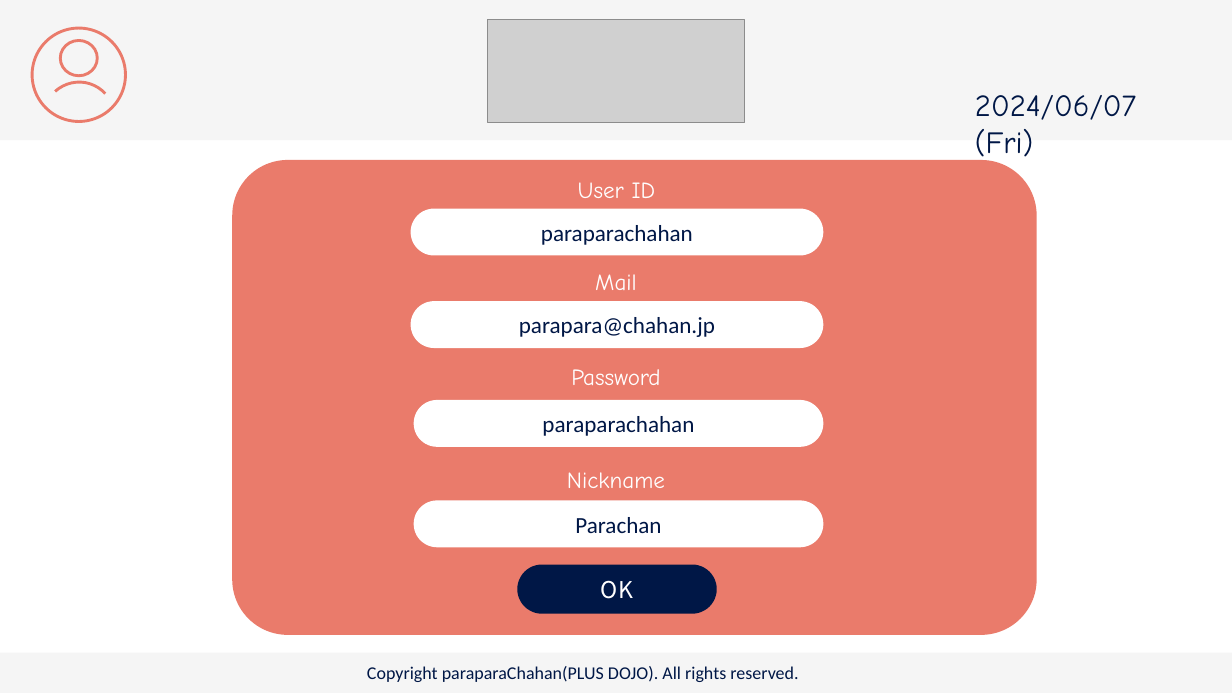
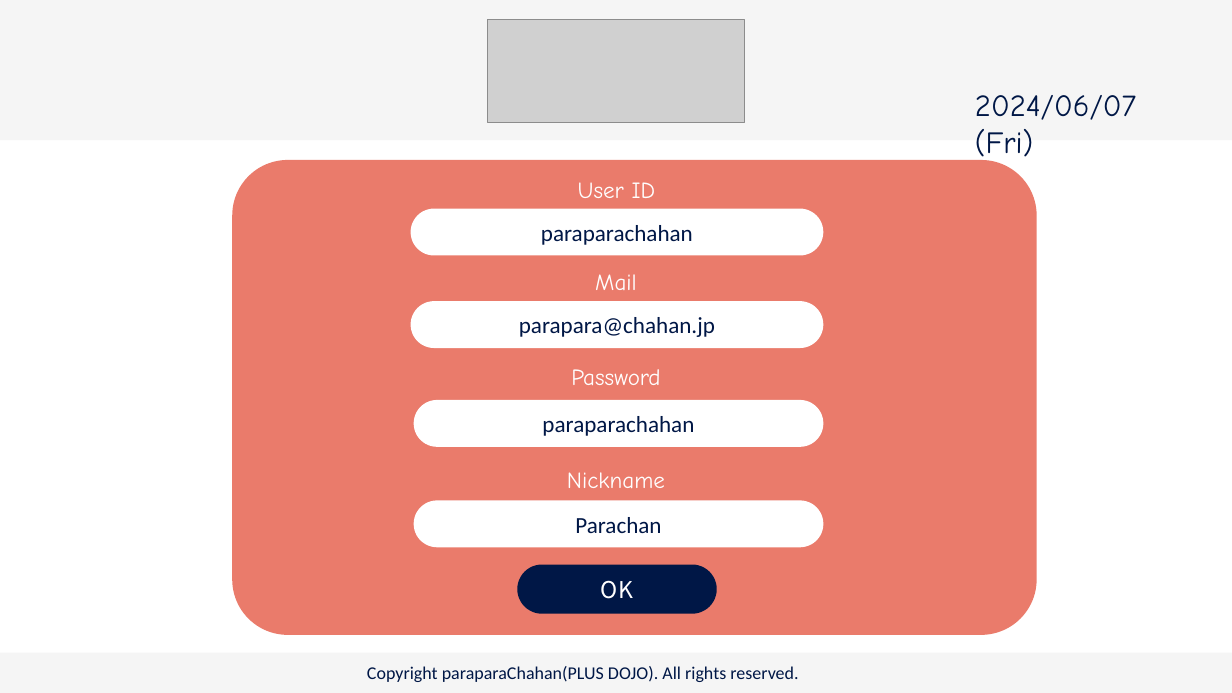
Before and after one commit to plusdojo2024/C2, a slide deck: slide 4 of doc/13_外部設計/famiLink 画面デザイン.pptx. Drawn at 1232x693 pixels with LibreOffice and Linux fonts; fonts in the diff are those of the drawing; grey boxes stand for pictures. Boxes give left, top, right and bottom in pixels: in the first picture for what was removed or moved away, otherwise in the second. Text is boxed around its words. In the diff, an @@ line names an element or a change of style, - is before the commit and + after.

```diff
--- a/doc/13_外部設計/famiLink 画面デザイン.pptx
+++ b/doc/13_外部設計/famiLink 画面デザイン.pptx
@@ ellipse removed at [32,28,126,121] @@
@@ ellipse removed at [60,41,97,76] @@
@@ arc (boxed as its full ellipse) removed at [29,67,129,167] @@
```
Also in this commit, not shown: 1 other slide changed, 1 other file.
